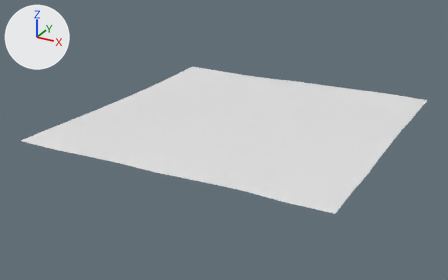
Before and after pictures for a commit that changed the OBJ model assets/maps/chunks/terrain_lod2_-3_-5.obj.
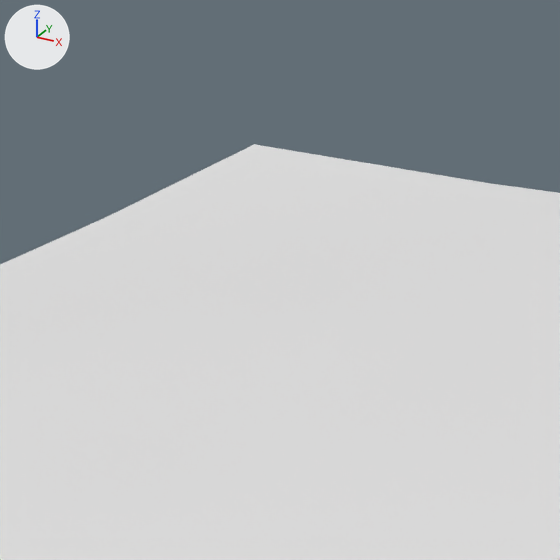
There are two pictures of each version: one whole from a camera (50 mm lens) standing at (-207.7, 356.0, 90.7) and looking at (-324.9, 568.9, -15.7), one close up on the part from 31% to 58% of the width and 13% to 56% of the height. Lighting does not change. The marker at upper left points along +X, +Y and +Z. The first two pictures are the older version. Where no turn or scale is listed for an object, it has been applied to the vertices.

The older version as bpy lines, for what is in view:
```python
me_terrain_lod2__3__5 = bpy.data.meshes.new('terrain_lod2_-3_-5')
me_terrain_lod2__3__5.from_pydata(...)  # 81 vertices, 128 faces; spans x -384.0..-256.0, y 512.0..640.0, z -10.8..-3.2
# before: 0 (-384.0, 640.0, -10.8) at pixel (254, 144), 1 (-384.0, 624.0, -10.8) at pixel (182, 179), 2 (-368.0, 624.0, -10.8) at pixel (300, 200), 3 (-368.0, 640.0, -10.8) at pixel (369, 163), 4 (-352.0, 640.0, -10.8) at pixel (488, 183)
# before: 18 (-384.0, 608.0, -10.8) at pixel (105, 217)
ob_terrain_lod2__3__5 = bpy.data.objects.new('terrain_lod2_-3_-5', me_terrain_lod2__3__5)
ob_terrain_lod2__3__5.location = (0.0, 0.0, 0.0)
```
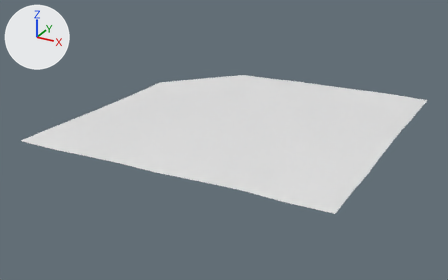
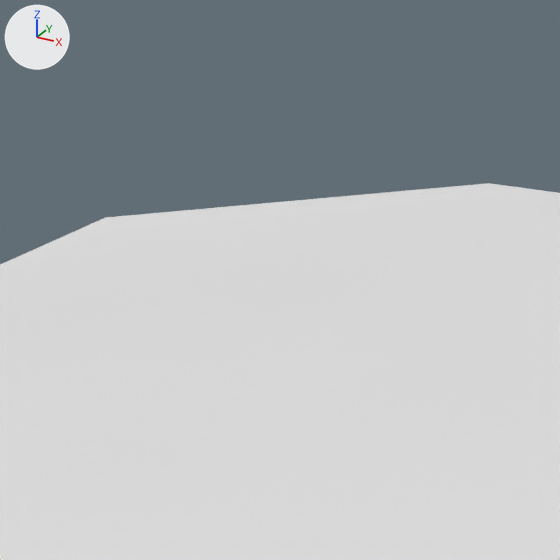
Where the change shows, as pixel boxes [x1, y1, x2, y2] in the close-ups (560 x 560 px):
'terrain_lod2_-3_-5', reshaped
    before: [0, 144, 560, 560]
    after: [0, 183, 560, 560]
part 1 of me_terrain_lod2__3__5, deleted
    before: [107, 144, 485, 217]

What the commit changed:
me_terrain_lod2__3__5 is used by ob_terrain_lod2__3__5; location (0.0, 0.0, 0.0).
Verts and faces of me_terrain_lod2__3__5; kept vertices keep their numbers, new ones are numbered from 81.
me_terrain_lod2__3__5 had 81 vertices, 128 faces and spanned x -384.0..-256.0, y 512.0..640.0, z -10.8..-3.2.
me_terrain_lod2__3__5 now has 78 vertices, 124 faces and spans x -384.0..-256.0, y 512.0..640.0, z -10.8..-3.2.
Part 1, on me_terrain_lod2__3__5:
Vertices deleted: 0, 1, 3 (with the faces that use them).
